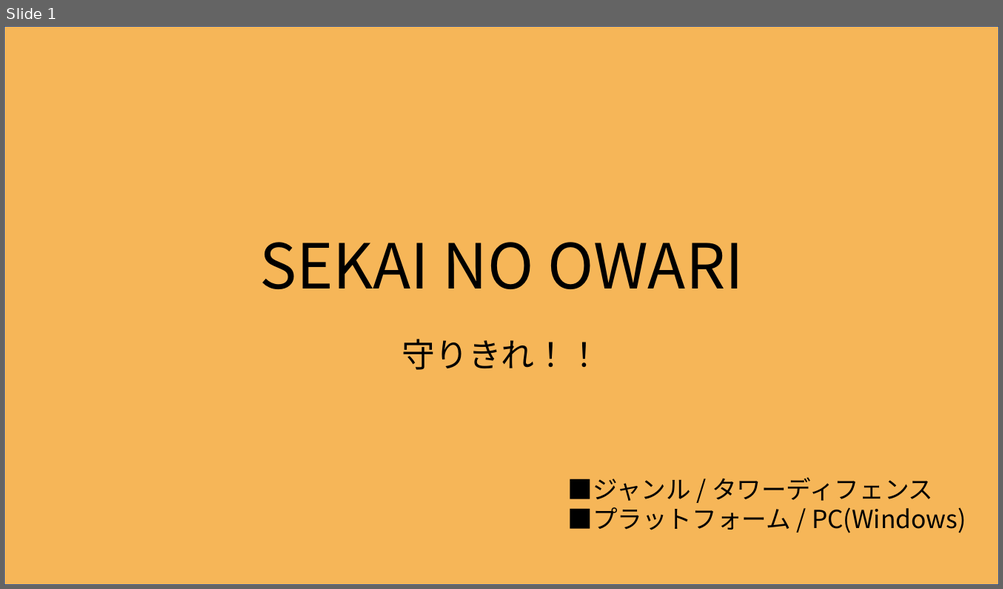
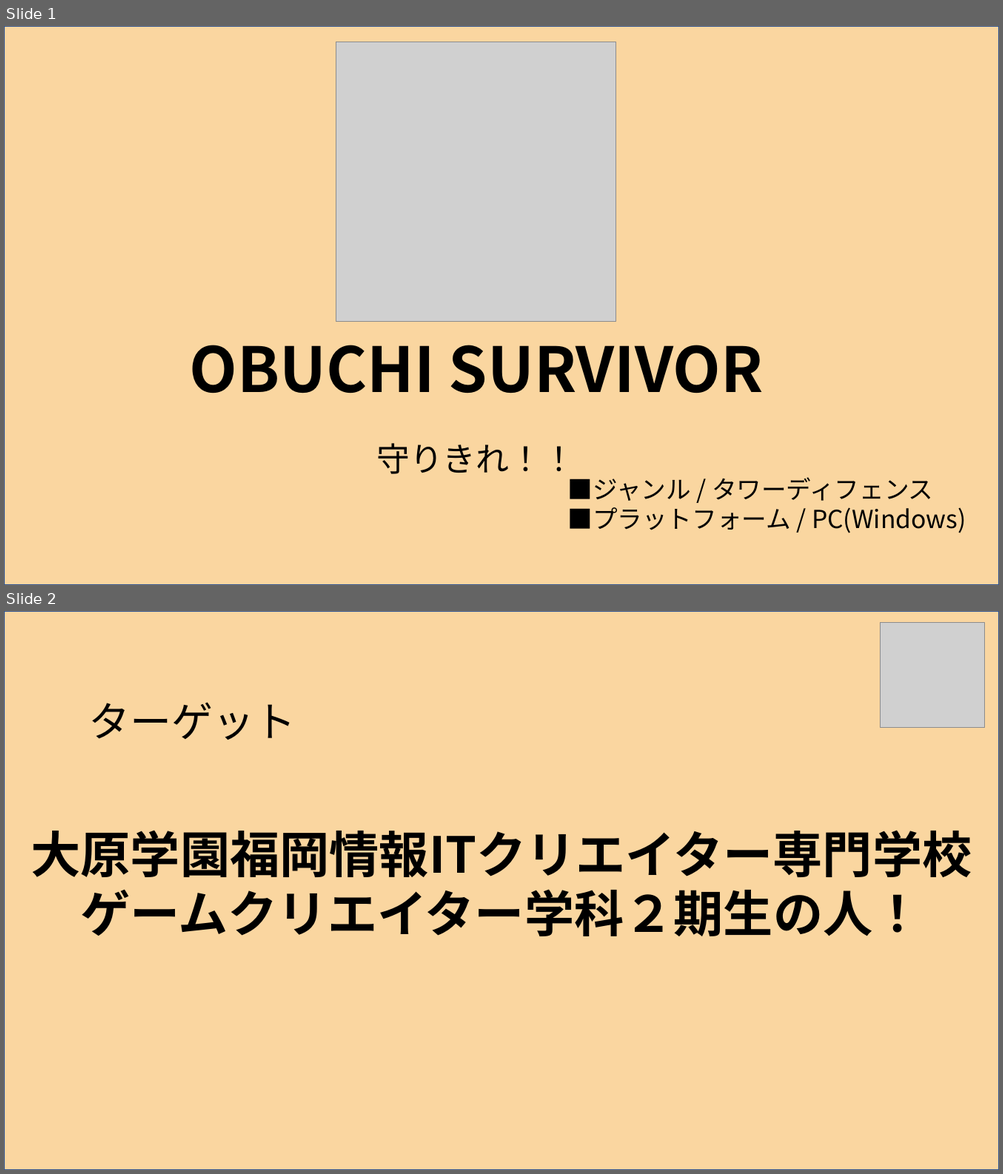
Before and after one commit to itasi29/MyGames, a slide deck: 企画.pptx. Shown one above the other, each under a label of ours: slide 1 before the commit, slides 1 and 2 after it. The pictures are 1003x589 and 1003x1174 pixels, drawn with LibreOffice and Linux fonts; fonts in the diff are those of the drawing; grey boxes stand for pictures. Boxes give left, top, right and bottom in pixels: in the first picture for what was removed or moved away, otherwise in the second. Text is boxed around its words. In the diff, an @@ line names an element or a change of style, - is before the commit and + after.

```diff
--- a/企画.pptx
+++ b/企画.pptx
@@ slide 2 added at (4, 611, 999, 1170), background #FFFFFF @@
@@ rectangle added at (4, 611, 999, 1170), fill #FAD6A0, outline #325491 1 pt @@
@@ picture added at (880, 622, 985, 727) @@
@@ text added at (89, 702, 296, 740), 40 pt, text #000000 @@
+ターゲット
@@ text added at (31, 830, 971, 877), 48 pt, text #000000, bold @@
+大原学園福岡情報ITクリエイター専門学校ゲームクリエイター学科２期生の人！
@@ slide 1 changed as well @@
@@ rectangle at (4, 26, 999, 585): fill #F6B658 to #FAD6A0 @@
@@ picture added at (336, 42, 616, 321) @@
@@ text removed at (259, 242, 743, 289) @@
-SEKAI NO OWARI
@@ text added at (190, 345, 763, 394), 60 pt, text #000000, bold @@
+OBUCHI SURVIVOR
@@ text "守りきれ！！" rewrapped from (401, 339, 600, 370) to (376, 443, 575, 480) @@
```
Also in this commit, not shown: 4 other slides changed.
